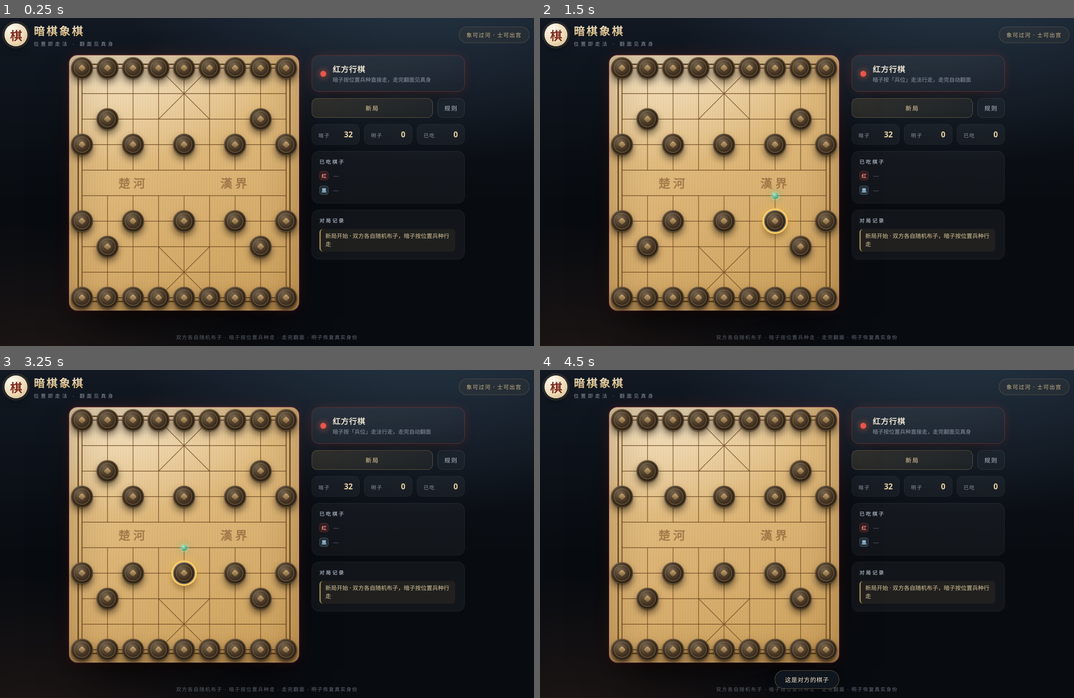
Above: before the commit, frames 1-4 (two rows, left to right).
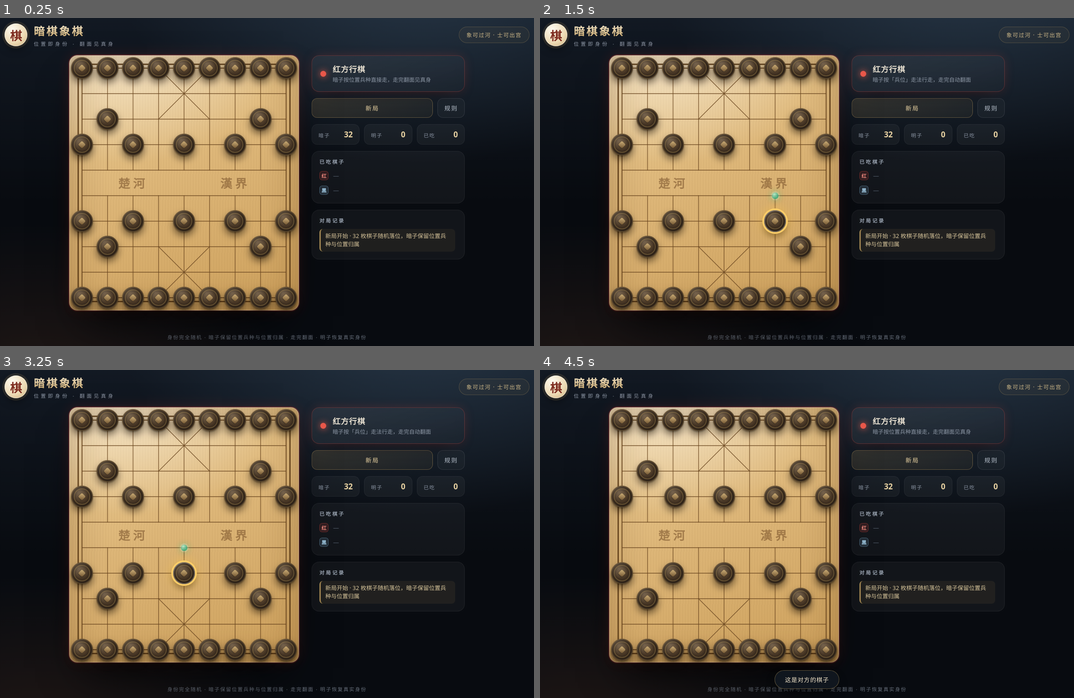
Above: after the commit, the same moments.

Repository: 2727345589/Dark-Chess
Game: browser game, page index.html
The game is run twice, just before and just after one commit, with the same random seed, the same clock (stepped at 60 frames per second) and the same inputs.
Inputs (mouse positions are in pixels of both pictures, inside the frame that each line leads up to):
- Up to frame 1 (0.25 s): no input
- Up to frame 2 (1.5 s): click (780, 214) at 1.27 s
- Up to frame 3 (3.25 s): click (181, 501) at 1.87 s; click (229, 576) at 2.02 s; click (138, 491) at 2.47 s; tap R at 2.52 s; click (186, 576) at 3.07 s
- Up to frame 4 (4.5 s): click (796, 474) at 3.67 s; click (668, 501) at 4.27 s

The runs differ from the first frame. In frame 1, 0.6% of the frame differs, in the area x 10-85%, y 7-99%; in frame 2, 0.6%; in frame 3, 0.6%; in frame 4, 0.5%.

Commit message:
feat: 暗子保留位置兵种与位置归属；只能操作己方一侧的棋

Diff:
--- a/engine.js
+++ b/engine.js
@@ -1,18 +1,18 @@
 /* =========================================================
  *  暗棋象棋 · 规则引擎（纯逻辑，无 DOM 依赖）
  *  ---------------------------------------------------------
- *  规则 v4：
- *  1. 双方棋子各自随机布在己方阵地：红方在下半场、黑方在上半场，
- *     每方 16 枚棋子的兵种随机打乱，全部背面朝上。
- *     因此「归谁」一眼可知（己方阵地就是己方棋子）。
- *  2. 每个点位有一个固定的「位置兵种」= 标准布局中该位置的兵种。
- *     暗子按所在点位的兵种走法行走（方向按行棋方），可以吃对方的
- *     明子，也可以吃对方的暗子；不能吃自己的棋子。
- *  3. 暗子走完（并结算吃子）后自动翻面，露出真实兵种；
- *     之后「恢复」它自己的兵种，按真实身份行动
- *     —— 可能和刚才的走法完全不同。
+ *  规则 v5：
+ *  1. 32 枚棋子（红黑 + 兵种）完全随机落在标准棋盘的 32 个点位上，
+ *     全部背面朝上。
+ *  2. 每个点位同时决定暗子的「位置兵种」与「位置归属」：
+ *     - 走法 = 该点位的标准兵种；
+ *     - 归属 = 该点位标准兵的所属方（红方阵地上的暗子归红方）。
+ *     因此红黑都只能走自己阵地上的暗子，以及自己已翻开的明子。
+ *  3. 暗子先按位置身份行走 / 吃子（只能吃对方阵地上的暗子或对方明子），
+ *     走完自动翻面，露出真实兵种与真实归属；此后按真实身份行动
+ *     —— 可能和刚才的走法、归属都不同。
  *  4. 取消地域限制（象可过河、士可出宫、将可出宫）。
- *  5. 不设将军：吃掉对方将帅即胜。
+ *  5. 不设将军：吃掉对方将帅即胜；误吃自家将帅判负。
  * ========================================================= */
 (function (root, factory) {
   const api = factory();
@@ -56,7 +56,12 @@
 
   /* 位置兵种表：每个点位固定的兵种 */
   const TEMPLATE = Array.from({ length: ROWS }, () => Array(COLS).fill(null));
-  for (const [, type, x, y] of STANDARD) TEMPLATE[y][x] = type;
+  /* 位置归属表：每个点位标准兵的所属方 */
+  const POS_SIDE = Array.from({ length: ROWS }, () => Array(COLS).fill(null));
+  for (const [side, type, x, y] of STANDARD) {
+    TEMPLATE[y][x] = type;
+    POS_SIDE[y][x] = side;
+  }
 
   const other = s => (s === RED ? BLACK : RED);
   const inB = (x, y) => x >= 0 && x < COLS && y >= 0 && y < ROWS;
@@ -85,25 +90,25 @@
       this.pieces = [];
       this.captured = [];
 
-      /* 红黑各自在己方阵地内随机打乱兵种 */
-      for (const side of [BLACK, RED]) {
-        const squares = STANDARD.filter(s => s[0] === side);
-        const types = shuffle(squares.map(s => s[1]));
-
-        squares.forEach(([, , x, y], i) => {
-          const p = {
-            id: this.pieces.length + 1,
-            side,
-            type: types[i],
-            x,
-            y,
-            revealed: false,
-            alive: true
-          };
-          this.pieces.push(p);
-          this.grid[y][x] = p;
-        });
-      }
+      /* 身份完全随机，落到 32 个标准点位 */
+      const idents = STANDARD.map(([side, type]) => ({ side, type }));
+      shuffle(idents);
+
+      idents.forEach((d, i) => {
+        const x = STANDARD[i][2];
+        const y = STANDARD[i][3];
+        const p = {
+          id: i + 1,
+          side: d.side,
+          type: d.type,
+          x,
+          y,
+          revealed: false,
+          alive: true
+        };
+        this.pieces.push(p);
+        this.grid[y][x] = p;
+      });
 
       this.turn = RED;
       this.over = false;
@@ -121,9 +126,15 @@
       return inB(x, y) ? TEMPLATE[y][x] : null;
     }
 
-    /* 暗子：按位置兵种；明子：按真实兵种 */
-    effectiveType(p) {
-      return p.revealed ? p.type : TEMPLATE[p.y][p.x];
+    /* 暗子按位置身份；明子按真实身份 */
+    effSide(p) {
+      if (p.revealed) return p.side;
+      return POS_SIDE[p.y][p.x] || p.side;
+    }
+
+    effType(p) {
+      if (p.revealed) return p.type;
+      return TEMPLATE[p.y][p.x] || p.type;
     }
 
     kingOf(side) {
@@ -139,15 +150,14 @@
     }
 
     /* ---------------- 走法 ----------------
-     * 暗子：位置兵种 + 行棋方方向；明子：真实兵种。
-     * 只能走自己的棋子，只能吃对方的棋子。 */
-    pseudoMoves(p, asSide) {
-      const revealed = p.revealed;
-      const side = revealed ? p.side : (asSide || p.side);
-      const type = revealed ? p.type : TEMPLATE[p.y][p.x];
+     * 暗子：位置兵种 + 位置归属；明子：真实兵种 + 真实归属。
+     * 只能操作属于自己一方的棋子，只能吃对方的棋子。 */
+    pseudoMoves(p) {
+      const side = this.effSide(p);
+      const type = this.effType(p);
 
       const out = [];
-      const canCapture = q => q.side !== side;   // 不能吃自己的棋子（明暗都不行）
+      const canCapture = q => this.effSide(q) !== side;
 
       const add = (x, y) => {
         if (!inB(x, y)) return;
@@ -268,8 +278,8 @@
     movesFor(p, side) {
       if (!p || !p.alive) return [];
       const s = side || this.turn;
-      if (p.side !== s) return [];               // 只能走自己的棋
-      return this.pseudoMoves(p, s);
+      if (this.effSide(p) !== s) return [];       // 只能操作自己一方的棋
+      return this.pseudoMoves(p);
     }
 
     /* 仅供提示：明将是否正被对方明子攻击 */
@@ -292,8 +302,8 @@
     hasAnyAction(side) {
       if (this.over) return false;
       for (const p of this.pieces) {
-        if (!p.alive || p.side !== side) continue;
-        if (this.pseudoMoves(p, side).length > 0) return true;
+        if (!p.alive || this.effSide(p) !== side) continue;
+        if (this.pseudoMoves(p).length > 0) return true;
       }
       return false;
     }
@@ -375,7 +385,7 @@
       if (captured && captured.type === 'K') {
         this.over = true;
         this.winner = other(captured.side);
-        this.reason = '擒王';
+        this.reason = captured.side === mover ? '误食己方将帅' : '擒王';
         return ev;
       }
 
--- a/index.html
+++ b/index.html
@@ -4,7 +4,7 @@
   <meta charset="UTF-8" />
   <meta name="viewport" content="width=device-width, initial-scale=1, maximum-scale=1, user-scalable=no" />
   <meta name="theme-color" content="#0b0f14" />
-  <title>暗棋象棋 · 位置兵种 · 翻面见真身</title>
+  <title>暗棋象棋 · 位置身份 · 翻面见真身</title>
   <link rel="stylesheet" href="style.css" />
 </head>
 <body data-turn="r">
@@ -14,7 +14,7 @@
         <span class="brand-mark">棋</span>
         <div class="brand-text">
           <h1>暗棋象棋</h1>
-          <p>位置即走法 · 翻面见真身</p>
+          <p>位置即身份 · 翻面见真身</p>
         </div>
       </div>
       <div class="rule-chip">象可过河 · 士可出宫</div>
@@ -79,7 +79,7 @@
       </aside>
     </main>
 
-    <footer class="footer">双方各自随机布子 · 暗子按位置兵种走 · 走完翻面 · 明子恢复真实身份</footer>
+    <footer class="footer">身份完全随机 · 暗子保留位置兵种与位置归属 · 走完翻面 · 明子恢复真实身份</footer>
   </div>
 
   <div id="rules" class="modal hidden">
@@ -90,18 +90,20 @@
       </div>
       <div class="modal-body">
         <h3>开局</h3>
-        <p>红黑双方各自在<b>己方阵地</b>内随机布子（红方在下、黑方在上），兵种随机打乱，全部背面朝上。</p>
+        <p>32 枚棋子（红黑 + 兵种）<b>完全随机</b>落在棋盘的 32 个标准点位上，全部背面朝上。</p>
         <ul>
-          <li>因此「归谁」一目了然：己方阵地上的暗子就是己方棋子。</li>
-          <li>每个点位有一个固定的<b>位置兵种</b>（标准棋局里该位置的棋子）。</li>
+          <li>每个点位同时决定暗子的<b>位置兵种</b>和<b>位置归属</b>。</li>
+          <li><b>位置兵种</b>：标准棋局里该位置的兵种，决定它的走法。</li>
+          <li><b>位置归属</b>：标准棋局里该位置属于红还是黑。红方阵地上的暗子归红方管，黑方阵地上的归黑方管。</li>
         </ul>
 
         <h3>暗子怎么走（重点）</h3>
         <ul>
-          <li><b>只能走自己的棋子，只能吃对方的棋子</b>（明子、暗子都可以吃）。</li>
-          <li>暗子先按它所在点位的<b>位置兵种</b>走法行走（方向按你这一方），走完<b>自动翻面</b>，露出真实兵种。</li>
-          <li>翻面后<b>恢复它自己的真实兵种</b>，之后按真实身份行动——可能和刚才的走法完全不同（例如刚才像車一样走，翻开却是兵）。</li>
-          <li>所以暗子的乐趣在于「位置走法 + 真实身份」的错位：走之前你按位置估它，翻开才知道它到底是谁。</li>
+          <li><b>只能走自己一方的棋子，只能吃对方的棋子</b>：红方走红方阵地上的暗子与己方明子，黑方同理。</li>
+          <li>暗子先按它所在点位的<b>位置身份</b>行走 / 吃子（兵种走法 + 位置归属），走完<b>自动翻面</b>。</li>
+          <li>翻面后露出它的<b>真实兵种与真实归属</b>，之后按真实身份行动——可能和刚才的走法、归属都不同。</li>
+          <li>翻出是对方棋子：它留在落点，归对方所有。</li>
+          <li>吃暗子也有风险：对方阵地上的暗子翻开后可能是<b>你自己的</b>（含将帅，误吃自家将帅判负）。</li>
         </ul>
 
         <h3>明子走法</h3>
@@ -120,11 +122,12 @@
         <ul>
           <li>吃掉对方将帅即获胜。</li>
           <li>本玩法不设将军 / 应将：暗子中的将帅无法预警，直接以擒王定胜负。</li>
+          <li>误吃自家将帅，判负。</li>
           <li>无子可走，判负（困毙）。</li>
         </ul>
 
         <h3>小提示</h3>
-        <p>双方阵容固定：每方 2 車、2 馬、2 相/象、2 仕/士、1 帥/將、2 炮、5 兵/卒。翻开的己方棋子越多，越能推断剩下的暗子是什么。</p>
+        <p>双方阵容固定：每方 2 車、2 馬、2 相/象、2 仕/士、1 帥/將、2 炮、5 兵/卒。暗子按位置身份走，翻面后按真实身份走——所以“位置”和“真身”的错位就是全部乐趣。</p>
       </div>
       <button id="btnOkRules" class="btn primary wide">明白了</button>
     </div>
--- a/ui.js
+++ b/ui.js
@@ -351,8 +351,16 @@
       }
       if (ev.captured) {
         text += '，吃' + SIDE_NAME[ev.captured.side] + NAMES[ev.captured.side][ev.captured.type];
+        if (ev.captured.side === mover) text += '（竟是自己人！）';
       }
       addLog(text, mover);
+
+      if (ev.wasHidden && p.side !== mover) {
+        toast('翻面：对方' + NAMES[p.side][p.type] + '，棋子归对方');
+      } else if (ev.captured && ev.captured.side === mover) {
+        toast('竟吃掉了自己人！');
+      }
+
       finishTurn();
     };
 
@@ -390,7 +398,7 @@
         clearSelection();
         return;
       }
-      if (p && p.side === game.turn) {
+      if (p && game.effSide(p) === game.turn) {
         selectPiece(p);
         return;
       }
@@ -400,7 +408,7 @@
 
     if (!p) return;
 
-    if (p.side === game.turn) {
+    if (game.effSide(p) === game.turn) {
       selectPiece(p);
     } else {
       toast('这是对方的棋子');
@@ -435,7 +443,7 @@
     syncPieces();
     updateCaptured();
     updateStatus();
-    addLog('新局开始 · 双方各自随机布子，暗子按位置兵种行走', 'sys');
+    addLog('新局开始 · 32 枚棋子随机落位，暗子保留位置兵种与位置归属', 'sys');
   }
 
   function requestNewGame() {
@@ -452,7 +460,8 @@
     resultGlyph.style.color = w === RED ? '#b3271f' : '#1e2a33';
     resultTitle.textContent = SIDE_NAME[w] + '胜';
     resultSub.textContent =
-      game.reason === '擒王' ? '擒获对方将帅' : '对方无子可走';
+      game.reason === '擒王' ? '擒获对方将帅' :
+      game.reason === '误食己方将帅' ? '对方误食自家将帅' : '对方无子可走';
     resultEl.classList.remove('hidden');
     updateStatus();
   }
